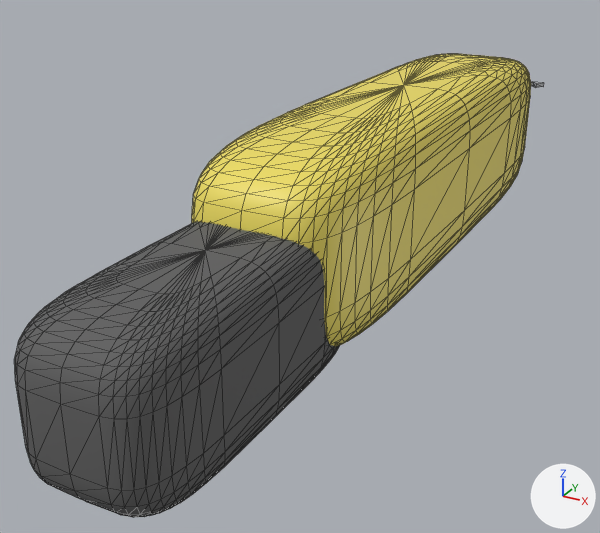
A saved change to the glTF model assets/models/tools/heavy_saw.glb.
Both versions are drawn from a 50 mm lens placed at (0.107, -0.178, 0.088), pointed at (-0.03, 0.071, -0.037). Every picture has the same lights, and +X, +Y and +Z are marked at lower right. The older version comes first. Mesh edges are drawn as thin lines.

Names of what the first picture shows: 'Body', 'Grip' and 1 more.
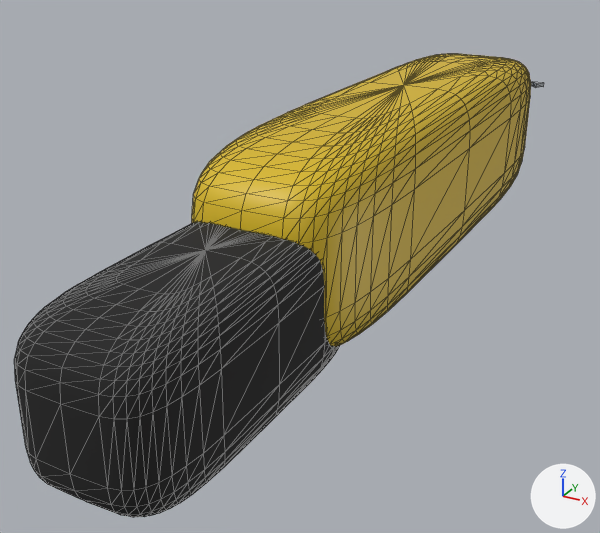
Edits to the bpy script that builds the scene:
```text
Change mat_yellow_plastic:
    mat_yellow_plastic.base_color: (0.847, 0.718, 0.118) -> (0.69, 0.478, 0.0118)  # yellow #eddc60 -> yellow #d8b81c
Change mat_rubber:
    mat_rubber.base_color: (0.118, 0.118, 0.118) -> (0.0118, 0.0118, 0.0118)  # dark grey #606060 -> black #1c1c1c
```

Where the change shows, as pixel boxes [x1, y1, x2, y2] in the pictures (600 x 533 px):
'Grip', recoloured (dark grey to black): [14, 222, 340, 517] in both
'Body', recoloured: [192, 54, 531, 347] in both
